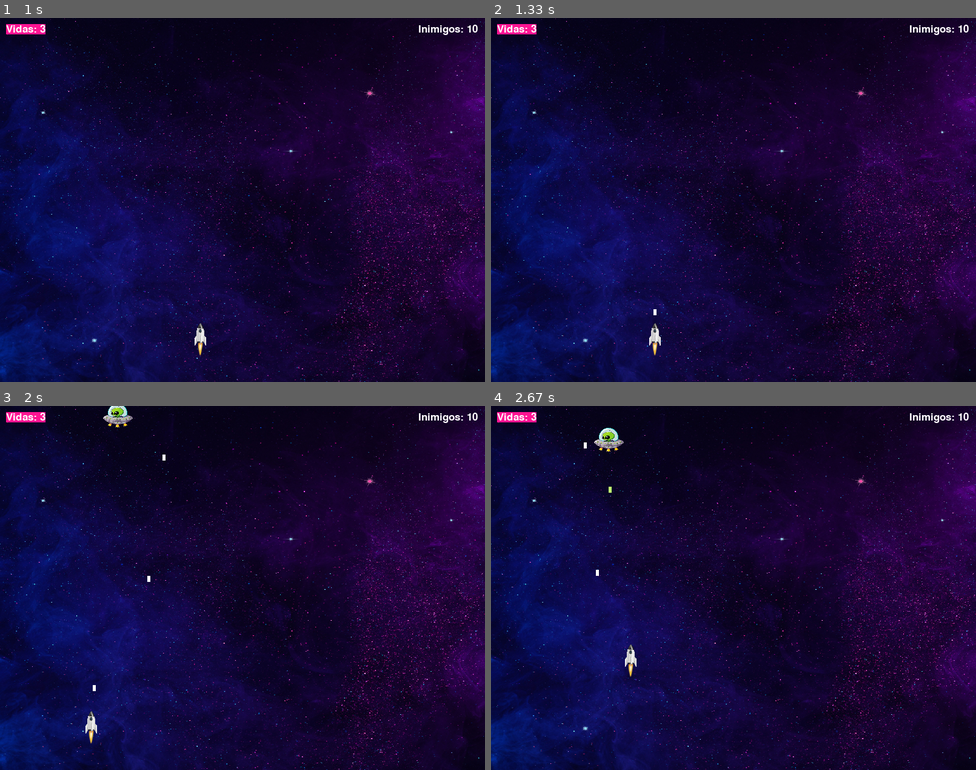
Above: before the commit, frames 1-4 (two rows, left to right).
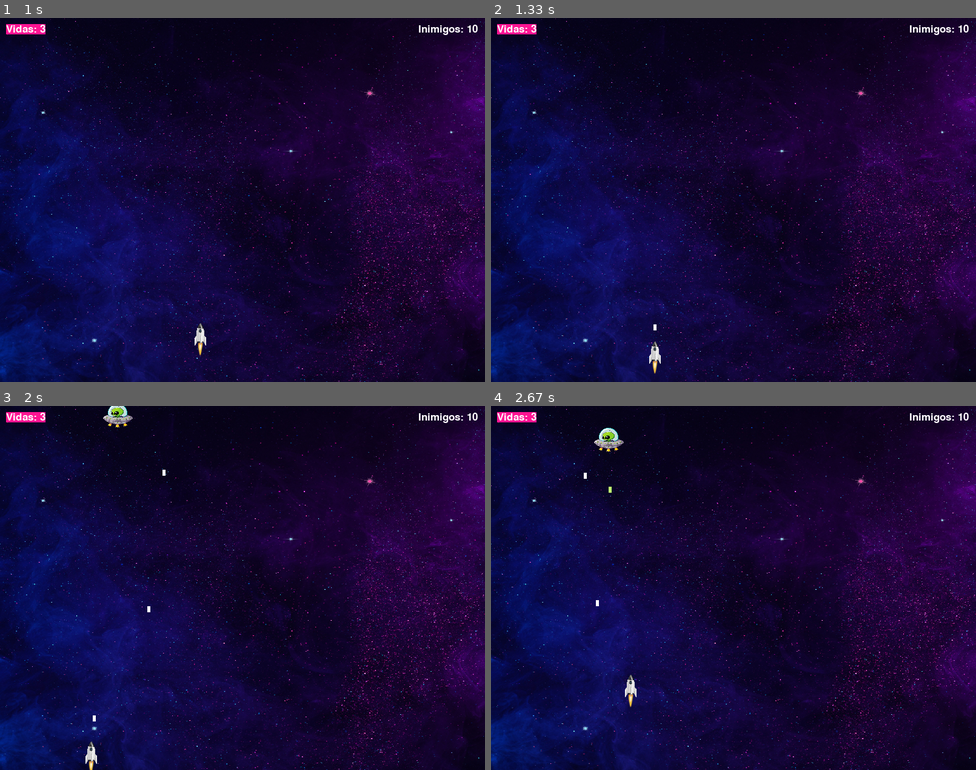
Above: after the commit, the same moments.

Repository: alanastaub/pygame
Game: pygame game, started from game.py
Same seed, same stepped clock (60 frames per second), same inputs: the game is played once before the commit and once after it.
Inputs (mouse positions are in pixels of both pictures, inside the frame that each line leads up to):
- Up to frame 1 (1 s): click "Jogar" at 0.38 s; hold Left from 0.67 s (still down); move the mouse to (232, 243) at 0.7 s
- Up to frame 2 (1.33 s): release Left at 1.2 s; hold Down from 1.23 s (still down); tap Space at 1.3 s
- Up to frame 3 (2 s): release Down at 1.53 s; hold Left 1.57-1.97 s; tap Space at 1.63, 1.93 s
- Up to frame 4 (2.67 s): hold Up 2-2.37 s; tap Space at 2.07, 2.47 s; hold Right from 2.4 s (still down)

Frame 1 is identical in both runs. In frame 2, 0.2% of the frame differs, in the area x 32-35%, y 80-98%; in frame 3, 0.3%, in the area x 17-35%, y 13-100%; in frame 4, 0.3%.

Commit message:
Encerrar jogo quando nave atingir base inimiga
Signed-off-by: Alana Camily Staub <alanastaubcamily@gmail.com>

Diff:
--- a/game.py
+++ b/game.py
@@ -77,13 +77,13 @@
                 running = False
 
         keys = pygame.key.get_pressed()
-        if keys[pygame.K_LEFT] and rocket_x - rocket_speed >= -40:
+        if keys[pygame.K_LEFT] and rocket_x - rocket_speed >= -20:
             rocket_x -= rocket_speed
-        if keys[pygame.K_RIGHT] and rocket_x + rocket_speed + 60 <= WIDTH:
+        if keys[pygame.K_RIGHT] and rocket_x + rocket_speed + 50 <= WIDTH:
             rocket_x += rocket_speed
         if keys[pygame.K_UP] and rocket_y - rocket_speed >= -10:
             rocket_y -= rocket_speed
-        if keys[pygame.K_DOWN] and rocket_y + rocket_speed + 100 <= HEIGHT:
+        if keys[pygame.K_DOWN] and rocket_y + rocket_speed + 50 <= HEIGHT:
             rocket_y += rocket_speed
 
         current_time = pygame.time.get_ticks()
@@ -98,6 +98,10 @@
             bullet[1] -= 10
 
         bullets = [bullet for bullet in bullets if bullet[1] > 0]
+
+        if (rocket_y + 5 < 0):
+            load_home()
+            return
 
         for bullet in enemy_bullets:
             bullet[1] += 5
